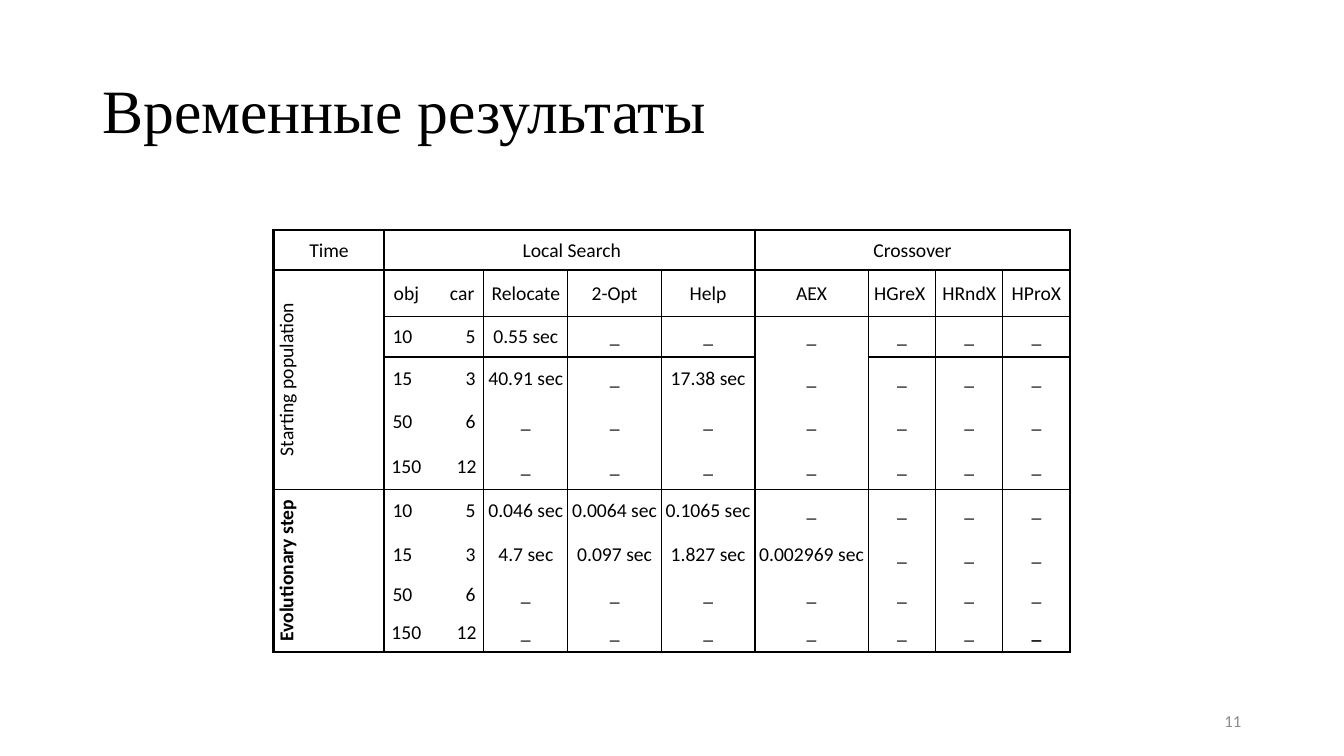
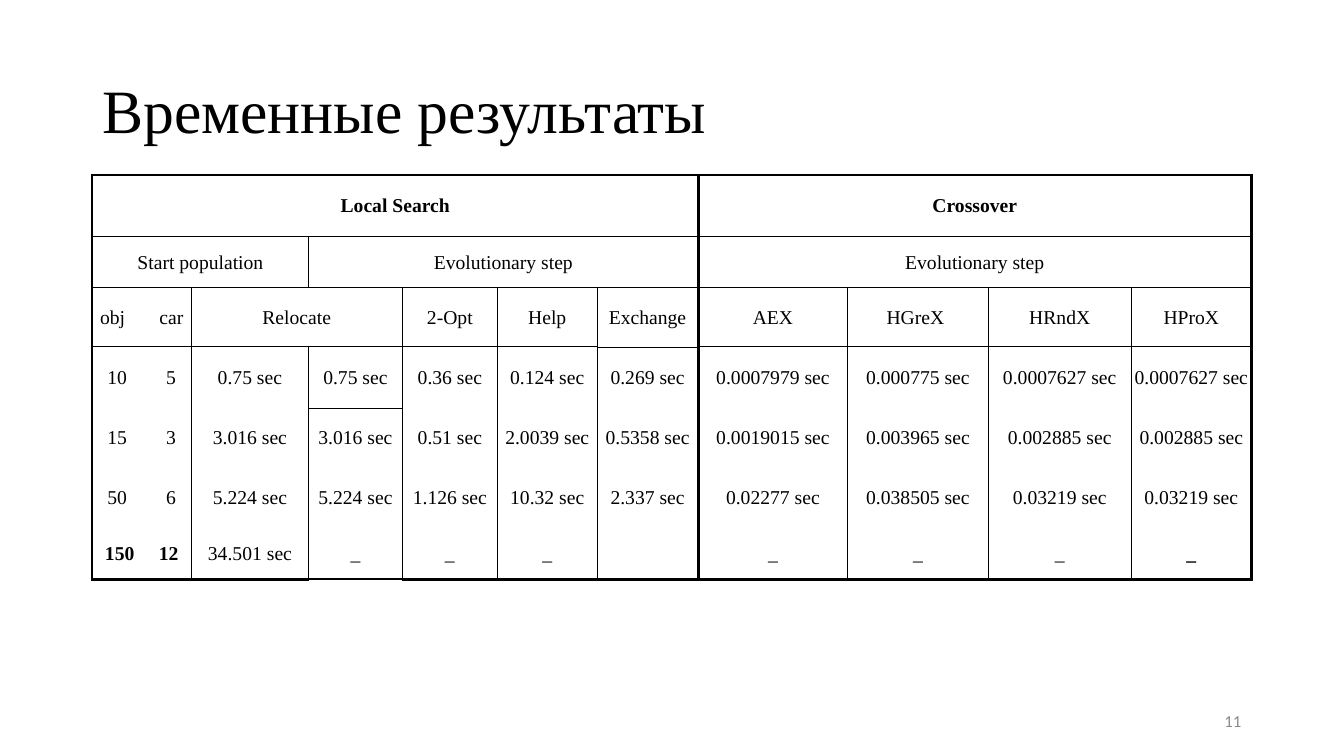
Before and after one commit to nikitka406/diplom, a slide deck: slide 11 of cpeck/diplom.pptx. Drawn at 1344x756 pixels with LibreOffice and Linux fonts; fonts in the diff are those of the drawing. Boxes give left, top, right and bottom in pixels: in the first picture for what was removed or moved away, otherwise in the second. Text is boxed around its words. In the diff, an @@ line names an element or a change of style, - is before the commit and + after.

```diff
--- a/cpeck/diplom.pptx
+++ b/cpeck/diplom.pptx
@@ table at box(93, 175, 1251, 580) @@
-Time | Local Search |  |  |  | Crossover |  |  | 
-Starting population | obj car | Relocate | 2-Opt | Help | AEX | HGreX | HRndX | HProX
- | 10 5 | 0.55 sec | _ | _ | _ | _ | _ | _
- | 15 3 | 40.91 sec | _ | 17.38 sec | _ | _ | _ | _
- | 50 6 | _ | _ | _ | _ | _ | _ | _
- | 150 12 | _ | _ | _ | _ | _ | _ | _
-Evolutionary step | 10 5 | 0.046 sec | 0.0064 sec | 0.1065 sec | _ | _ | _ | _
- | 15 3 | 4.7 sec | 0.097 sec | 1.827 sec | 0.002969 sec | _ | _ | _
- | 50 6 | _ | _ | _ | _ | _ | _ | _
- | 150 12 | _ | _ | _ | _ | _ | _ | _
+Local Search |  |  |  |  |  | Crossover |  |  | 
+Start population |  | Evolutionary step |  |  |  | Evolutionary step |  |  | 
+obj car | Relocate |  | 2-Opt | Help | Exchange | AEX | HGreX | HRndX | HProX
+10 5 | 0.75 sec | 0.75 sec | 0.36 sec | 0.124 sec | 0.269 sec | 0.0007979 sec | 0.000775 sec | 0.0007627 sec | 0.0007627 sec
+15 3 | 3.016 sec | 3.016 sec | 0.51 sec | 2.0039 sec | 0.5358 sec | 0.0019015 sec | 0.003965 sec | 0.002885 sec | 0.002885 sec
+50 6 | 5.224 sec | 5.224 sec | 1.126 sec | 10.32 sec | 2.337 sec | 0.02277 sec | 0.038505 sec | 0.03219 sec | 0.03219 sec
+150 12 | 34.501 sec | _ | _ | _ |  | _ | _ | _ | _
@@ table: place and size @@
-table at box(274, 230, 1073, 652)
+table at box(93, 175, 1251, 580)
```
Also in this commit, not shown: 1 other slide changed, 1 slide removed, 3 other files.
